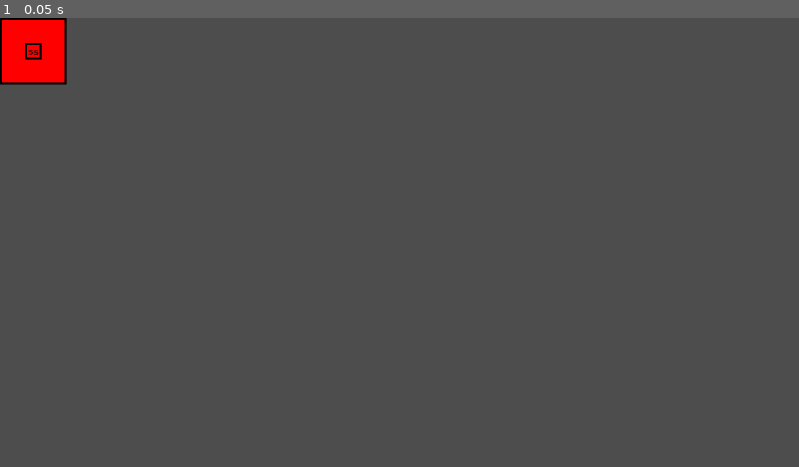
Above: before the commit, frame 1.
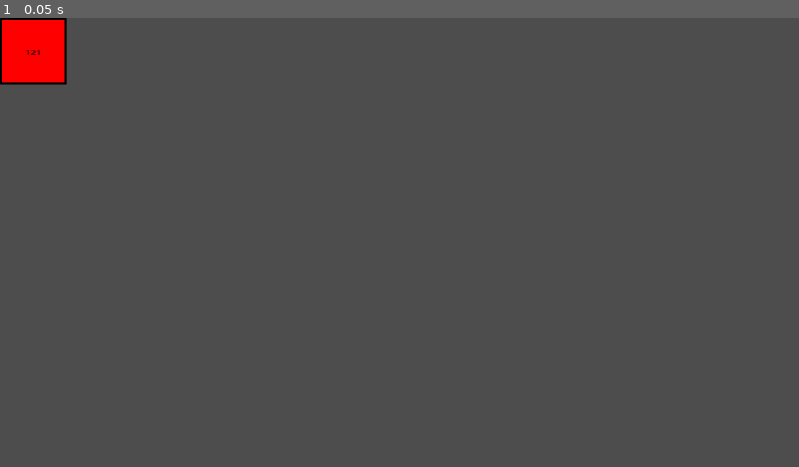
Above: after the commit, the same moment.

Repository: X4vierWhes/War-Multiplayer
Game: Godot game, scene res://src/core/map/territory/territoy.tscn
Same seed, same stepped clock (60 frames per second), same inputs: the game is played once before the commit and once after it. The project has no main scene, so this scene is started directly.
Inputs:
- Up to frame 1 (0.05 s): no input

The runs differ from the first frame. In frame 1, less than 0.1% of the frame differs, in the area x 3-6%, y 5-10%.

Commit message:
wip: basic territory

Diff:
--- a/war-multiplayer/src/core/map/territory/territoy.gd
+++ b/war-multiplayer/src/core/map/territory/territoy.gd
@@ -5,7 +5,7 @@
 
 
 @export_category("Parameters")
-@export var territory_texture: TextureRect
+@export var texture: TextureRect
 @export var connected_regions: Array[Territory] = []
 @export var territory_name: String
 @export var army_number: int = 1
@@ -16,13 +16,20 @@
 
 func _ready() -> void:
 	_change_color(Color.RED)
-	_change_army_count(55)
+	_change_army_count(army_number + 120)
 
 func _change_army_count(amount: int) -> void:
 	rich_text_label.text = label_text.replace("{text}", str(amount))
 
 func _change_color(new_color: Color) -> void:
-	print("entrei")
-	var shader_material = territory_texture.material as ShaderMaterial
+	var shader_material = texture.material as ShaderMaterial
 	if shader_material:
 		shader_material.set_shader_parameter("new_color", new_color)
+
+
+func _on_texture_rect_mouse_entered() -> void:
+	pass # Replace with function body.
+
+
+func _on_texture_rect_mouse_exited() -> void:
+	pass # Replace with function body.
--- a/war-multiplayer/src/core/map/territory/territoy.tscn
+++ b/war-multiplayer/src/core/map/territory/territoy.tscn
@@ -10,9 +10,9 @@
 shader_parameter/new_color = Color(0, 0, 1, 1)
 shader_parameter/tolerance = 1.0
 
-[node name="Territoy" type="Node2D" unique_id=1498767408 node_paths=PackedStringArray("territory_texture")]
+[node name="Territoy" type="Node2D" unique_id=1498767408 node_paths=PackedStringArray("texture")]
 script = ExtResource("1_j25to")
-territory_texture = NodePath("CanvasLayer/TextureRect")
+texture = NodePath("CanvasLayer/TextureRect")
 
 [node name="CanvasLayer" type="CanvasLayer" parent="." unique_id=927793303]
 
@@ -35,3 +35,6 @@
 text = "[wave freq=5.0 amp=50.0 conected=0] {text} [/wave]"
 horizontal_alignment = 1
 vertical_alignment = 1
+
+[connection signal="mouse_entered" from="CanvasLayer/TextureRect" to="." method="_on_texture_rect_mouse_entered"]
+[connection signal="mouse_exited" from="CanvasLayer/TextureRect" to="." method="_on_texture_rect_mouse_exited"]
Binary file changed: war-multiplayer/assets/territorys/basic_territory.png
